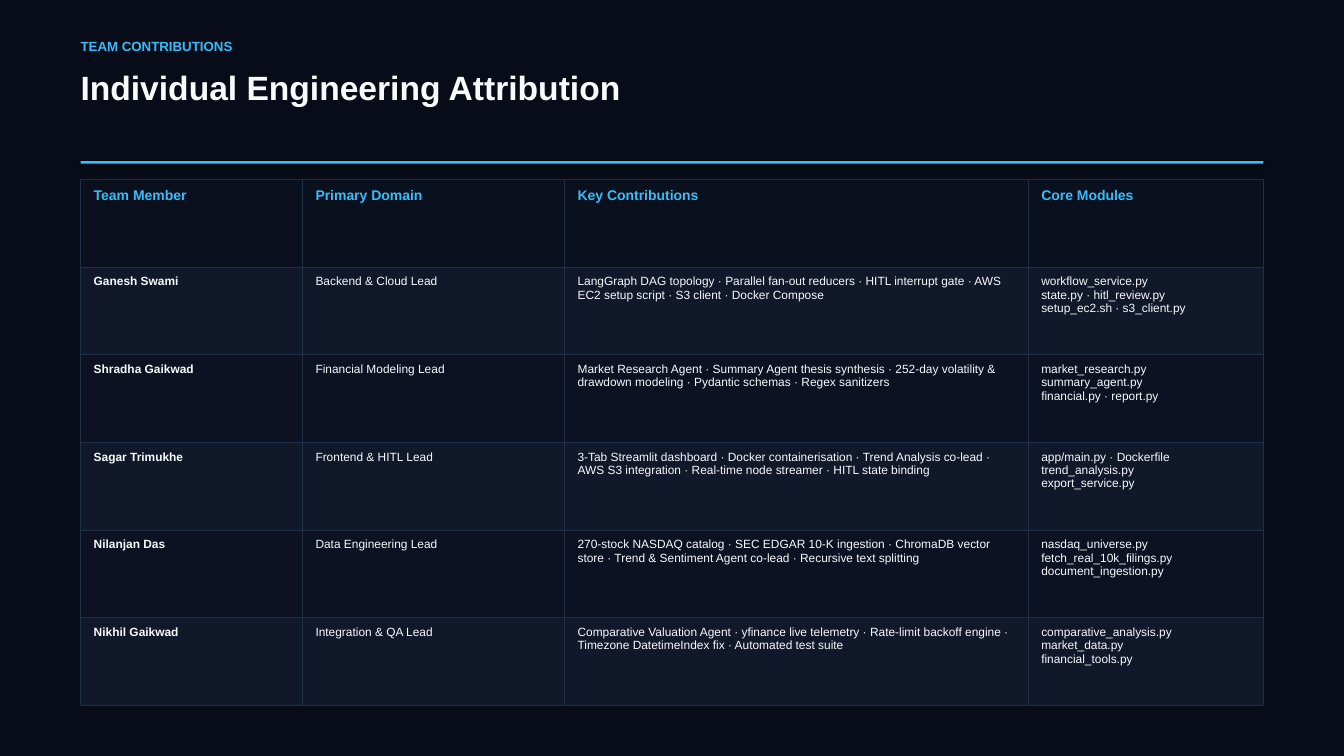
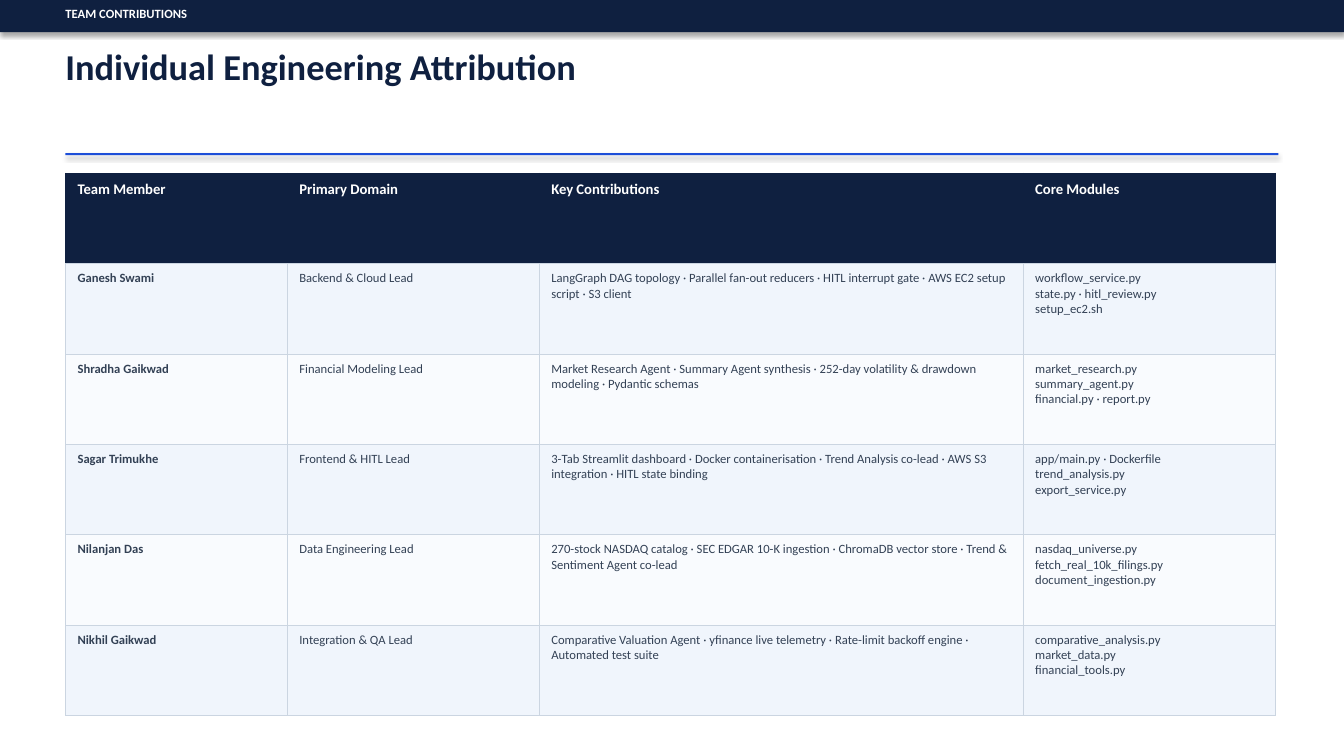
Before and after one commit to SagarTrimukhe/ai-investment-research-assistant, a slide deck: slide 17 of CAPSTONE_PROJECT_PRESENTATION.pptx. Drawn at 1344x756 pixels with LibreOffice and Linux fonts; fonts in the diff are those of the drawing. Boxes give left, top, right and bottom in pixels: in the first picture for what was removed or moved away, otherwise in the second. Text is boxed around its words. In the diff, an @@ line names an element or a change of style, - is before the commit and + after.

Commit message:
design: retheme to professional light mode — white canvas, navy headings, clean corporate accents

```diff
--- a/CAPSTONE_PROJECT_PRESENTATION.pptx
+++ b/CAPSTONE_PROJECT_PRESENTATION.pptx
@@ rectangle at (0,0,1344,756): fill #080C18 to #FFFFFF @@
@@ rectangle added at (0,0,1344,32), fill #0F2040 @@
@@ text "TEAM CONTRIBUTIONS": place and size @@
-text "TEAM CONTRIBUTIONS" at (81,41,233,51)
+text "TEAM CONTRIBUTIONS" at (65,9,187,18)
@@ text "TEAM CONTRIBUTIONS" at (65,9,187,18): size 9.5 to 9 pt, font Arial to Calibri, text colour #38BDF8 to #FFFFFF @@
@@ text "Individual Engineering Attribution": place and size @@
-text "Individual Engineering Attribution" at (81,75,621,107)
+text "Individual Engineering Attribution" at (65,54,576,86)
@@ text "Individual Engineering Attribution" at (65,54,576,86): size 24 to 26 pt, font Arial to Calibri, text colour #F8FAFC to #0F2040 @@
@@ table at (66,173,1275,716) @@
-row 2, column 3: LangGraph DAG topology · Parallel fan-out reducers · HITL interrupt gate · AWS EC2 setup script · S3 client · Docker Compose
+row 2, column 3: LangGraph DAG topology · Parallel fan-out reducers · HITL interrupt gate · AWS EC2 setup script · S3 client
-row 2, column 4: workflow_service.py state.py · hitl_review.py setup_ec2.sh · s3_client.py
+row 2, column 4: workflow_service.py state.py · hitl_review.py setup_ec2.sh
-row 3, column 3: Market Research Agent · Summary Agent thesis synthesis · 252-day volatility & drawdown modeling · Pydantic schemas · Regex sanitizers
+row 3, column 3: Market Research Agent · Summary Agent synthesis · 252-day volatility & drawdown modeling · Pydantic schemas
-row 4, column 3: 3-Tab Streamlit dashboard · Docker containerisation · Trend Analysis co-lead · AWS S3 integration · Real-time node streamer · HITL state binding
+row 4, column 3: 3-Tab Streamlit dashboard · Docker containerisation · Trend Analysis co-lead · AWS S3 integration · HITL state binding
-row 5, column 3: 270-stock NASDAQ catalog · SEC EDGAR 10-K ingestion · ChromaDB vector store · Trend & Sentiment Agent co-lead · Recursive text splitting
+row 5, column 3: 270-stock NASDAQ catalog · SEC EDGAR 10-K ingestion · ChromaDB vector store · Trend & Sentiment Agent co-lead
-row 6, column 3: Comparative Valuation Agent · yfinance live telemetry · Rate-limit backoff engine · Timezone DatetimeIndex fix · Automated test suite
+row 6, column 3: Comparative Valuation Agent · yfinance live telemetry · Rate-limit backoff engine · Automated test suite
@@ fill #0A101E to #0F2040 in row 1 @@
@@ fill #10182A to #F0F5FC in 12 cells @@
@@ fill #0C1222 to #F9FBFE in 8 cells @@
@@ size 10 to 10.5 pt, text colour #38BDF8 to #FFFFFF in "Team Member", "Primary Domain", "Key Contributions", "Core Modules" @@
@@ font Arial to Calibri in "Team Member", "Primary Domain", "Key Contributions", "Core Modules" and 14 more places @@
@@ size 8.5 to 9 pt, text colour #F8FAFC to #334155 in "Ganesh Swami", "Backend & Cloud Lead", "Shradha Gaikwad", "Financial Modeling Lead" and 10 more places @@
@@ borders changed @@
@@ table: place and size @@
-table at (81,179,1263,706)
+table at (66,173,1275,716)
@@ rectangle: place and size @@
-rectangle at (81,161,1263,164)
+rectangle at (66,153,1278,155)
@@ rectangle at (66,153,1278,155): fill #38BDF8 to #1D4ED8 @@
```
Also in this commit, not shown: 17 other slides changed.
